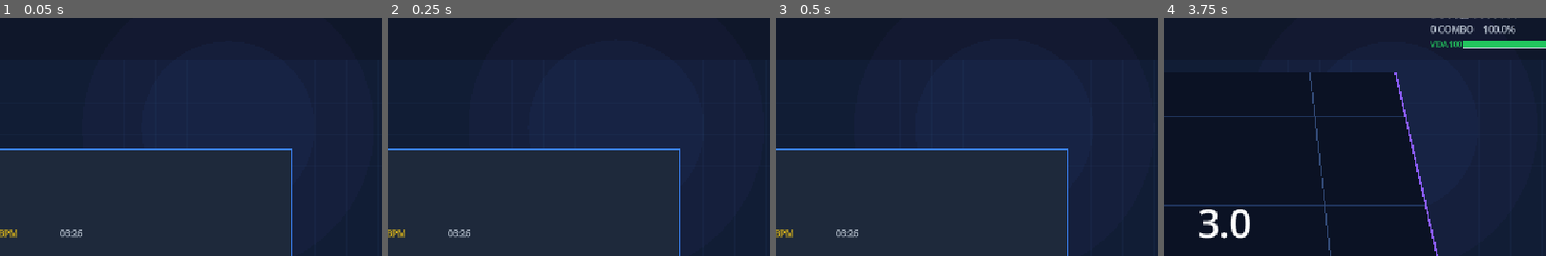
Above: before the commit, frames 1-4 (left to right).
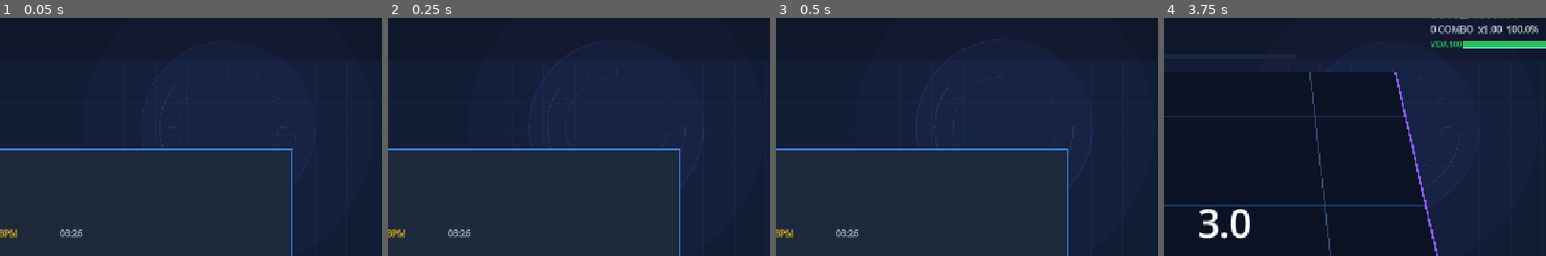
Above: after the commit, the same moments.

Repository: felipapa/Bateria
Game: Godot game, scene res://main.tscn
Two runs of this game, one before a commit and one after it. Both use one fixed random seed, a clock stepped at 60 frames per second and the inputs below. Sound files missing from this copy of the repository are replaced by a short silence.
Inputs (mouse positions are % of the whole screen's width and height, from its top left):
- Up to frame 1 (0.05 s): no input
- Up to frame 2 (0.25 s): no input
- Up to frame 3 (0.5 s): no input
- Up to frame 4 (3.75 s): tap Enter at 0.5, 3.6 s; move the mouse to (72, 45) at 0.52 s; hold D 0.53-1.28 s; tap F at 0.6 s; click (72, 45) at 0.67 s; tap Space at 0.77, 1.52, 2, 3.02 s; move the mouse to (30, 55) at 1.27 s; hold Down 1.28-2.03 s; tap J at 1.35 s; move the mouse to (60, 28) at 2.02 s; hold D 2.03-2.78 s; tap K at 2.1 s; move the mouse to (45, 70) at 2.77 s; hold Up 2.78-3.53 s; tap R at 2.85 s; click (45, 70) at 2.92 s; move the mouse to (80, 65) at 3.52 s; hold Left from 3.53 s (still down)
The pictures show only the part of the screen within x 42-92%, y 5-55%; the shares and areas given below are measured in that part.

The runs differ from the first frame. In frame 1, less than 0.1% of the frame differs, in the area x 44-75%, y 21-47%; in frame 2, less than 0.1%; in frame 3, 0.1%; in frame 4, 0.5%, in the area x 59-98%, y 3-68%.

Commit message:
make streaks epic and amp gameplay effects

Diff:
--- a/scripts/rhythm_game.gd
+++ b/scripts/rhythm_game.gd
@@ -166,6 +166,10 @@
 var pulse_timer := 0.0
 var hit_effects: Array = []
 var hit_sounds: Array = []
+var streak_announcement_timer := 0.0
+var streak_announcement_combo := 0
+var streak_tier := 0
+var streak_pulse := 0.0
 var drum_sample_stream: AudioStream
 var miss_sound: AudioStreamWAV
 var shake_timer := 0.0
@@ -270,6 +274,8 @@
 	for lane in range(LANE_COUNT):
 		lane_flash[lane] = maxf(0.0, lane_flash[lane] - delta)
 	_update_hit_effects(delta)
+	streak_announcement_timer = maxf(0.0, streak_announcement_timer - delta)
+	streak_pulse = maxf(0.0, streak_pulse - delta * 2.4)
 	shake_timer = maxf(0.0, shake_timer - delta)
 	shake_clock += delta
 	side_flash_timer = maxf(0.0, side_flash_timer - delta)
@@ -1044,10 +1050,13 @@
 	judged_notes += 1
 	combo += 1
 	max_combo = maxi(max_combo, combo)
+	if combo == 8 or combo == 16 or combo == 32 or combo == 64:
+		_trigger_streak_celebration(combo)
+	var multiplier := _combo_multiplier()
 
 	if best_distance <= PERFECT_WINDOW:
 		perfects += 1
-		score += 300
+		score += int(300.0 * multiplier)
 		life = minf(MAX_LIFE, life + LIFE_RECOVERY[0])
 		_set_feedback("PERFECT", Color("#fff4a3"))
 		_spawn_hit_effect(lane, "PERFECT", Color("#fff4a3"))
@@ -1055,7 +1064,7 @@
 		_trigger_hit_response(Color("#fff4a3"), 6.0)
 	elif best_distance <= GREAT_WINDOW:
 		greats += 1
-		score += 200
+		score += int(200.0 * multiplier)
 		life = minf(MAX_LIFE, life + LIFE_RECOVERY[1])
 		_set_feedback("GREAT", Color("#8fffd6"))
 		_spawn_hit_effect(lane, "GREAT", Color("#8fffd6"))
@@ -1063,7 +1072,7 @@
 		_trigger_hit_response(Color("#8fffd6"), 4.5)
 	else:
 		goods += 1
-		score += 100
+		score += int(100.0 * multiplier)
 		life = minf(MAX_LIFE, life + LIFE_RECOVERY[2])
 		_set_feedback("GOOD", Color("#a9c7ff"))
 		_spawn_hit_effect(lane, "GOOD", Color("#a9c7ff"))
@@ -1075,6 +1084,8 @@
 	misses += 1
 	judged_notes += 1
 	combo = 0
+	streak_announcement_timer = 0.0
+	streak_pulse = 0.0
 	life = maxf(0.0, life - LIFE_DAMAGE_MISS)
 	_set_feedback("MISS", Color("#ff5e6c"))
 	_trigger_miss_response()
@@ -1088,10 +1099,12 @@
 
 
 func _trigger_hit_response(color: Color, strength: float) -> void:
-	shake_timer = 0.12
-	shake_strength = strength
-	side_flash_timer = 0.30
+	var tier := _streak_tier_for(combo)
+	shake_timer = 0.12 + minf(0.06, float(tier) * 0.015)
+	shake_strength = strength + float(tier) * 0.7
+	side_flash_timer = 0.30 + float(tier) * 0.05
 	side_flash_color = color
+	streak_pulse = maxf(streak_pulse, 0.35 + float(tier) * 0.12)
 
 
 func _trigger_miss_response() -> void:
@@ -1099,6 +1112,37 @@
 	shake_strength = 2.0
 	side_flash_timer = 0.14
 	side_flash_color = Color("#ff5e6c")
+	streak_announcement_timer = 0.0
+	streak_pulse = 0.0
+
+
+func _combo_multiplier() -> float:
+	var tier := _streak_tier_for(combo)
+	return [1.0, 1.25, 1.5, 2.0, 2.5][tier]
+
+
+func _streak_tier_for(value: int) -> int:
+	if value >= 64:
+		return 4
+	if value >= 32:
+		return 3
+	if value >= 16:
+		return 2
+	if value >= 8:
+		return 1
+	return 0
+
+
+func _trigger_streak_celebration(value: int) -> void:
+	streak_tier = _streak_tier_for(value)
+	streak_announcement_combo = value
+	streak_announcement_timer = 1.25
+	streak_pulse = 1.0
+	shake_timer = 0.24 if streak_tier < 3 else 0.34
+	shake_strength = 8.0 + float(streak_tier) * 2.5
+	side_flash_timer = 0.55
+	side_flash_color = [COLOR_GREEN, COLOR_YELLOW, COLOR_ORANGE, COLOR_VIOLET, COLOR_WHITE][streak_tier]
+	_play_streak_stinger(streak_tier)
 
 
 func _spawn_hit_effect(lane: int, text: String, color: Color) -> void:
@@ -1106,6 +1150,7 @@
 		"lane": lane,
 		"text": text,
 		"color": color,
+		"combo": combo,
 		"elapsed": 0.0
 	})
 
@@ -1130,6 +1175,36 @@
 		_create_drum_hit(145.0, 0.58, 0.090, 0.25),
 		_create_drum_hit(120.0, 0.36, 0.080, 0.21)
 	]
+
+
+func _play_streak_stinger(tier: int) -> void:
+	var sample_rate := 22050
+	var duration := 0.48 + float(tier) * 0.08
+	var sample_count := int(duration * sample_rate)
+	var samples := PackedByteArray()
+	samples.resize(sample_count * 2)
+	var low_frequency: float = [280.0, 330.0, 392.0, 440.0, 523.0][tier]
+	var high_frequency: float = [620.0, 740.0, 880.0, 1046.0, 1318.0][tier]
+	for index in range(sample_count):
+		var time := float(index) / sample_rate
+		var progress := time / duration
+		var frequency := lerpf(low_frequency, high_frequency, progress)
+		var envelope := minf(1.0, progress * 12.0) * pow(1.0 - progress, 1.35)
+		var tone := sin(TAU * frequency * time) * 0.72 + sin(TAU * frequency * 1.5 * time) * 0.28
+		var sample := int(clampf(tone * envelope * 0.48, -1.0, 1.0) * 26000.0)
+		samples[index * 2] = sample & 0xff
+		samples[index * 2 + 1] = (sample >> 8) & 0xff
+	var stream := AudioStreamWAV.new()
+	stream.format = AudioStreamWAV.FORMAT_16_BITS
+	stream.mix_rate = sample_rate
+	stream.stereo = false
+	stream.data = samples
+	var player := AudioStreamPlayer.new()
+	player.stream = stream
+	player.volume_db = -7.0
+	add_child(player)
+	player.finished.connect(player.queue_free)
+	player.play()
 
 
 func _create_drum_hit(frequency: float, brightness: float, duration: float, volume: float) -> AudioStreamWAV:
@@ -1570,13 +1645,18 @@
 		Vector2(field_left, highway_bottom)
 	])
 	draw_colored_polygon(highway, Color("#0B1224"))
+	_draw_streak_aura(viewport_size, field_left, field_width)
+	var current_tier := _streak_tier_for(combo)
+	var streak_color: Color = [COLOR_BLUE, COLOR_GREEN, COLOR_YELLOW, COLOR_ORANGE, COLOR_VIOLET][current_tier]
+	var streak_energy := clampf(float(combo) / 64.0, 0.0, 1.0)
 
 	for row in range(9):
 		var progress := float(row) / 8.0
 		var y := lerpf(SPAWN_Y, highway_bottom, progress)
 		var width_at := lerpf(top_width, field_width, progress)
 		var left_at := field_left + (field_width - width_at) * 0.5
-		draw_line(Vector2(left_at, y), Vector2(left_at + width_at, y), Color(0.23, 0.38, 0.65, 0.42), 1.0)
+		var grid_alpha := 0.32 + streak_energy * 0.22
+		draw_line(Vector2(left_at, y), Vector2(left_at + width_at, y), Color(streak_color, grid_alpha), 1.0 + streak_energy)
 
 	for lane in range(1, LANE_COUNT):
 		var top_x := field_left + (field_width - top_width) * 0.5 + top_width * float(lane) / LANE_COUNT
@@ -1585,8 +1665,8 @@
 
 	var left_top := field_left + (field_width - top_width) * 0.5
 	var right_top := left_top + top_width
-	draw_line(Vector2(left_top, SPAWN_Y), Vector2(field_left, highway_bottom), COLOR_BLUE, 3.0)
-	draw_line(Vector2(right_top, SPAWN_Y), Vector2(field_left + field_width, highway_bottom), COLOR_VIOLET, 3.0)
+	draw_line(Vector2(left_top, SPAWN_Y), Vector2(field_left, highway_bottom), COLOR_BLUE.lerp(streak_color, streak_energy), 3.0 + streak_energy * 2.0)
+	draw_line(Vector2(right_top, SPAWN_Y), Vector2(field_left + field_width, highway_bottom), COLOR_VIOLET.lerp(streak_color, streak_energy), 3.0 + streak_energy * 2.0)
 
 	# Notes use the same perspective interpolation as the highway lines.
 	for note in active_notes:
@@ -1616,6 +1696,9 @@
 			shadow_gem.append(point + Vector2(0.0, 4.0))
 		draw_colored_polygon(shadow_gem, Color(0, 0, 0, 0.40))
 		draw_colored_polygon(gem, LANE_COLORS[lane])
+		if current_tier > 0:
+			for edge in range(gem.size()):
+				draw_line(gem[edge], gem[(edge + 1) % gem.size()], Color(streak_color, 0.36 + streak_energy * 0.54), 1.0 + current_tier * 0.45)
 		draw_line(Vector2(center_x - note_width * 0.28, y - note_height * 0.25), Vector2(center_x + note_width * 0.28, y - note_height * 0.25), Color(1, 1, 1, 0.60), 2.0)
 
 	# Receptors sit at the wide end of the highway.
@@ -1628,12 +1711,16 @@
 	for lane in range(LANE_COUNT):
 		var center_x := field_left + receptor_lane_width * (lane + 0.5)
 		var press_amount: float = lane_flash[lane] / 0.14
-		var radius := minf(29.0, receptor_lane_width * 0.30) + press_amount * 8.0
+		var radius := minf(29.0, receptor_lane_width * 0.30) + press_amount * (8.0 + current_tier * 2.0)
 		var receptor_color: Color = LANE_COLORS[lane]
 		if lane_flash[lane] <= 0.0:
-			receptor_color = Color(receptor_color, 0.38)
+			receptor_color = Color(receptor_color, 0.38 + streak_energy * 0.22)
+		draw_circle(Vector2(center_x, JUDGEMENT_Y), radius + 12.0 + streak_energy * 10.0, Color(receptor_color, 0.05 + streak_energy * 0.10 + press_amount * 0.10))
 		draw_circle(Vector2(center_x, JUDGEMENT_Y), radius, Color(0.03, 0.07, 0.16, 0.95))
 		draw_arc(Vector2(center_x, JUDGEMENT_Y), radius, 0.0, TAU, 28, receptor_color, 4.0)
+		if current_tier > 0:
+			var arc_start := fmod(shake_clock * (0.7 + current_tier * 0.22) + lane * 1.2, TAU)
+			draw_arc(Vector2(center_x, JUDGEMENT_Y), radius + 7.0, arc_start, arc_start + PI * 0.65, 18, Color(streak_color, 0.52 + streak_energy * 0.35), 2.0)
 		draw_circle(Vector2(center_x, JUDGEMENT_Y), radius * 0.30, receptor_color)
 		draw_string(fallback_font, Vector2(center_x - receptor_lane_width * 0.5, JUDGEMENT_Y + 56.0), LANE_KEYS[lane], HORIZONTAL_ALIGNMENT_CENTER, receptor_lane_width, 17, COLOR_WHITE)
 	_draw_hit_effects(field_left, field_width)
@@ -1654,6 +1741,48 @@
 
 	if level_finished:
 		_draw_results(field_left, field_width)
+	elif streak_announcement_timer > 0.0 and not is_paused:
+		_draw_streak_announcement(viewport_size)
+
+
+func _draw_streak_aura(viewport_size: Vector2, field_left: float, field_width: float) -> void:
+	if combo < 4 and streak_pulse <= 0.0:
+		return
+	var tier := _streak_tier_for(combo)
+	var energy := maxf(clampf(float(combo) / 64.0, 0.0, 1.0), streak_pulse * 0.65)
+	var color: Color = [COLOR_BLUE, COLOR_GREEN, COLOR_YELLOW, COLOR_ORANGE, COLOR_VIOLET][tier]
+	var orbit_time := shake_clock * (0.12 + energy * 0.10)
+	for side in range(2):
+		var x := field_left - 30.0 if side == 0 else field_left + field_width + 30.0
+		var center := Vector2(x, viewport_size.y * 0.56)
+		for ring in range(3):
+			var radius := 25.0 + ring * 14.0 + sin(orbit_time + ring) * (2.0 + streak_pulse * 4.0)
+			draw_arc(center, radius, orbit_time + ring * 1.7, orbit_time + ring * 1.7 + PI * 1.45, 28, Color(color, 0.16 + energy * 0.30), 1.5 + energy * 2.0)
+		for mote in range(4):
+			var angle := orbit_time * (1.0 if mote % 2 == 0 else -1.0) + float(mote) * TAU / 4.0
+			var point := center + Vector2.from_angle(angle) * (58.0 + 5.0 * sin(orbit_time * 2.0 + mote))
+			draw_circle(point, 2.0 + energy * 2.5, Color(color, 0.35 + energy * 0.55))
+
+
+func _draw_streak_announcement(viewport_size: Vector2) -> void:
+	var alpha := minf(1.0, streak_announcement_timer / 0.20)
+	var tier_titles := ["", "LA LLAMA DESPIERTA", "RITUAL ENCADENADO", "MAMBO MISTICO", "LEYENDA VIVA"]
+	var tier_colors: Array = [COLOR_GREEN, COLOR_GREEN, COLOR_YELLOW, COLOR_ORANGE, COLOR_VIOLET]
+	var color: Color = tier_colors[streak_tier]
+	var panel_width := minf(650.0, viewport_size.x - 64.0)
+	var panel := Rect2((viewport_size.x - panel_width) * 0.5, viewport_size.y * 0.37, panel_width, 104.0)
+	draw_rect(panel, Color(COLOR_BACKGROUND, 0.86 * alpha))
+	draw_rect(panel, Color(color, 0.72 * alpha), false, 2.0)
+	draw_line(panel.position + Vector2(22.0, 8.0), Vector2(panel.end.x - 22.0, panel.position.y + 8.0), Color(COLOR_YELLOW, alpha * 0.8), 2.0)
+	draw_line(Vector2(panel.position.x + 22.0, panel.end.y - 8.0), panel.end - Vector2(22.0, 8.0), Color(COLOR_VIOLET, alpha * 0.8), 2.0)
+	draw_string(fallback_font, Vector2(panel.position.x, panel.position.y + 43.0), "RACHA  x%d" % streak_announcement_combo, HORIZONTAL_ALIGNMENT_CENTER, panel.size.x, 18, Color(COLOR_YELLOW, alpha))
+	draw_string(fallback_font, Vector2(panel.position.x, panel.position.y + 78.0), tier_titles[streak_tier], HORIZONTAL_ALIGNMENT_CENTER, panel.size.x, 30, Color(color, alpha))
+	var flare := 0.3 + streak_pulse * 0.7
+	for side in range(2):
+		var x := panel.position.x + 30.0 if side == 0 else panel.end.x - 30.0
+		var y := panel.position.y + panel.size.y * 0.5
+		draw_circle(Vector2(x, y), 4.0 + flare * 5.0, Color(color, alpha * 0.28))
+		draw_arc(Vector2(x, y), 12.0 + flare * 8.0, shake_clock, shake_clock + TAU * 0.75, 20, Color(color, alpha), 2.0)
 
 
 func _draw_hit_effects(field_left: float, field_width: float) -> void:
@@ -1662,16 +1791,24 @@
 		var progress: float = float(effect.elapsed) / HIT_EFFECT_DURATION
 		var alpha := 1.0 - progress
 		var lane := int(effect.lane)
+		var tier := _streak_tier_for(int(effect.get("combo", 0)))
 		var center := Vector2(field_left + lane_width * (lane + 0.5), JUDGEMENT_Y)
-		var radius := 28.0 + progress * 82.0
+		var radius := 28.0 + progress * (82.0 + tier * 14.0)
 		var color: Color = effect.color
-		draw_arc(center, radius, 0.0, TAU, 32, Color(color, alpha), 4.0 - progress * 2.0)
+		if tier > 0:
+			color = color.lerp([COLOR_GREEN, COLOR_YELLOW, COLOR_ORANGE, COLOR_VIOLET][mini(tier - 1, 3)], 0.25 + float(tier) * 0.10)
+		draw_arc(center, radius, 0.0, TAU, 36, Color(color, alpha), 4.0 - progress * 2.0 + tier * 0.4)
+		if tier >= 2:
+			draw_arc(center, radius * 0.72, -progress * TAU, -progress * TAU + PI * 1.3, 32, Color(color, alpha * 0.78), 2.0)
 		draw_circle(center, 8.0 + (1.0 - progress) * 12.0, Color(color, alpha * 0.28))
-		for ray in range(8):
-			var angle := TAU * float(ray) / 8.0
+		var ray_count := 8 + tier * 4
+		for ray in range(ray_count):
+			var angle := TAU * float(ray) / float(ray_count) + progress * 0.18
 			var ray_start := center + Vector2.from_angle(angle) * (radius * 0.72)
-			var ray_end := center + Vector2.from_angle(angle) * (radius + 13.0)
-			draw_line(ray_start, ray_end, Color(color, alpha * 0.72), 2.0)
+			var ray_end := center + Vector2.from_angle(angle) * (radius + 13.0 + tier * 4.0)
+			draw_line(ray_start, ray_end, Color(color, alpha * 0.72), 2.0 + tier * 0.35)
+			if tier >= 2 and ray % 2 == 0:
+				draw_circle(ray_end, 1.5 + alpha * 1.5, Color(COLOR_WHITE, alpha * 0.85))
 		var text_y := JUDGEMENT_Y - 48.0 - progress * 32.0
 		var text_size := 14 + int((1.0 - progress) * 5.0)
 		draw_string(fallback_font, Vector2(center.x - lane_width * 0.5, text_y), str(effect.text), HORIZONTAL_ALIGNMENT_CENTER, lane_width, text_size, Color(color, alpha))
@@ -1703,6 +1840,15 @@
 	var center := Vector2(viewport_size.x * 0.72, viewport_size.y * 0.28)
 	draw_circle(center, 210.0 + pulse * 18.0, Color(COLOR_VIOLET, 0.035))
 	draw_circle(center, 125.0 + pulse * 10.0, Color(COLOR_BLUE, 0.045))
+	for ring in range(3):
+		var radius := 74.0 + ring * 27.0 + pulse * (3.0 + ring)
+		var rotation := animation_time * (0.06 if ring % 2 == 0 else -0.045)
+		draw_arc(center, radius, rotation, rotation + PI * (1.48 if ring % 2 == 0 else 1.22), 48, Color(COLOR_YELLOW if ring == 1 else COLOR_VIOLET, 0.09 + pulse * 0.025), 1.0 + ring * 0.35)
+	for mark in range(12):
+		var angle := TAU * float(mark) / 12.0 + animation_time * 0.035
+		var inner := center + Vector2.from_angle(angle) * 78.0
+		var outer := center + Vector2.from_angle(angle) * 89.0
+		draw_line(inner, outer, Color(COLOR_ORANGE, 0.14), 1.0)
 	for x in range(0, int(viewport_size.x) + 1, 48):
 		draw_line(Vector2(x, 100.0), Vector2(x, viewport_size.y), Color(0.20, 0.32, 0.52, 0.10), 1.0)
 	for y in range(116, int(viewport_size.y), 48):
@@ -1720,8 +1866,16 @@
 	var game_level: Dictionary = levels[selected_level]
 	draw_string(fallback_font, Vector2(36.0, 62.0), str(game_level.title) + "  /  " + str(game_level.bpm_label), HORIZONTAL_ALIGNMENT_LEFT, -1.0, 13, COLOR_LIGHT)
 	var accuracy := _accuracy_percent()
+	var streak_colors: Array = [COLOR_LIGHT, COLOR_GREEN, COLOR_YELLOW, COLOR_ORANGE, COLOR_VIOLET]
+	var current_tier := _streak_tier_for(combo)
 	draw_string(fallback_font, Vector2(viewport_size.x - 265.0, 36.0), "SCORE %07d" % score, HORIZONTAL_ALIGNMENT_LEFT, -1.0, 18, COLOR_WHITE)
-	draw_string(fallback_font, Vector2(viewport_size.x - 265.0, 59.0), "%d COMBO    %.1f%%" % [combo, accuracy], HORIZONTAL_ALIGNMENT_LEFT, -1.0, 14, COLOR_LIGHT)
+	draw_string(fallback_font, Vector2(viewport_size.x - 265.0, 59.0), "%d COMBO  x%.2f  %.1f%%" % [combo, _combo_multiplier(), accuracy], HORIZONTAL_ALIGNMENT_LEFT, -1.0, 14, streak_colors[current_tier])
+	var meter := Rect2(viewport_size.x * 0.5 - 108.0, 92.0, 216.0, 5.0)
+	draw_rect(meter, Color(COLOR_PANEL, 0.9))
+	draw_rect(Rect2(meter.position, Vector2(meter.size.x * clampf(float(combo) / 64.0, 0.0, 1.0), meter.size.y)), streak_colors[current_tier])
+	for milestone in [8, 16, 32, 64]:
+		var tick_x := meter.position.x + meter.size.x * float(milestone) / 64.0
+		draw_line(Vector2(tick_x, meter.position.y - 3.0), Vector2(tick_x, meter.end.y + 3.0), COLOR_WHITE, 1.0)
 	draw_string(fallback_font, Vector2(viewport_size.x - 265.0, 80.0), "VIDA %03d" % int(life), HORIZONTAL_ALIGNMENT_LEFT, -1.0, 11, COLOR_GREEN)
 	draw_rect(Rect2(viewport_size.x - 215.0, 70.0, 180.0, 12.0), Color("#0B1224"))
 	var life_color := COLOR_GREEN if life > 35.0 else COLOR_RED
